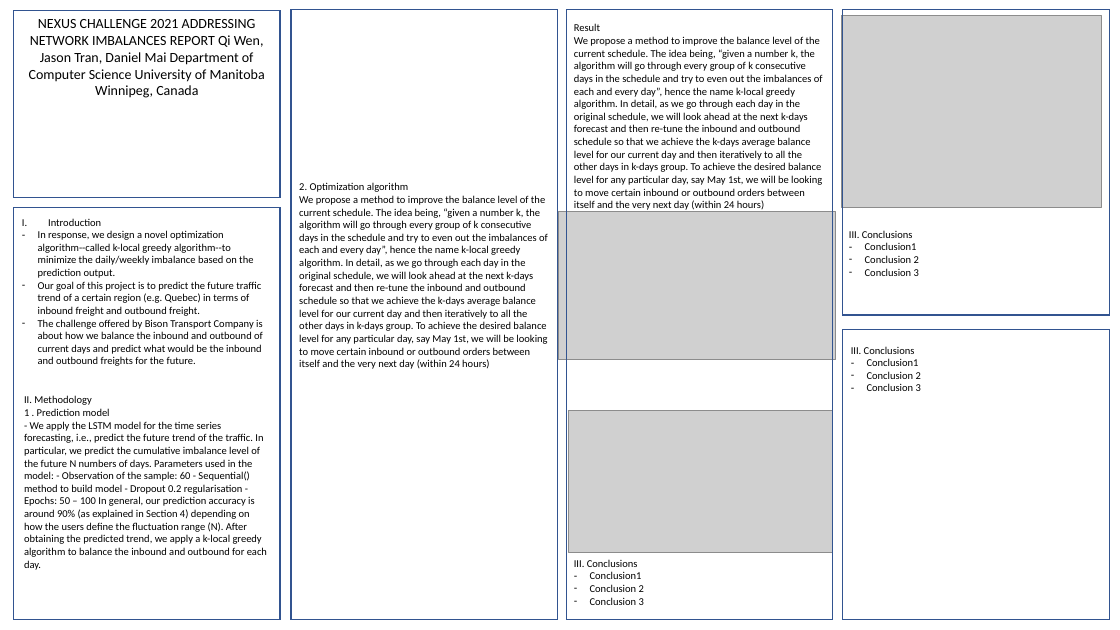
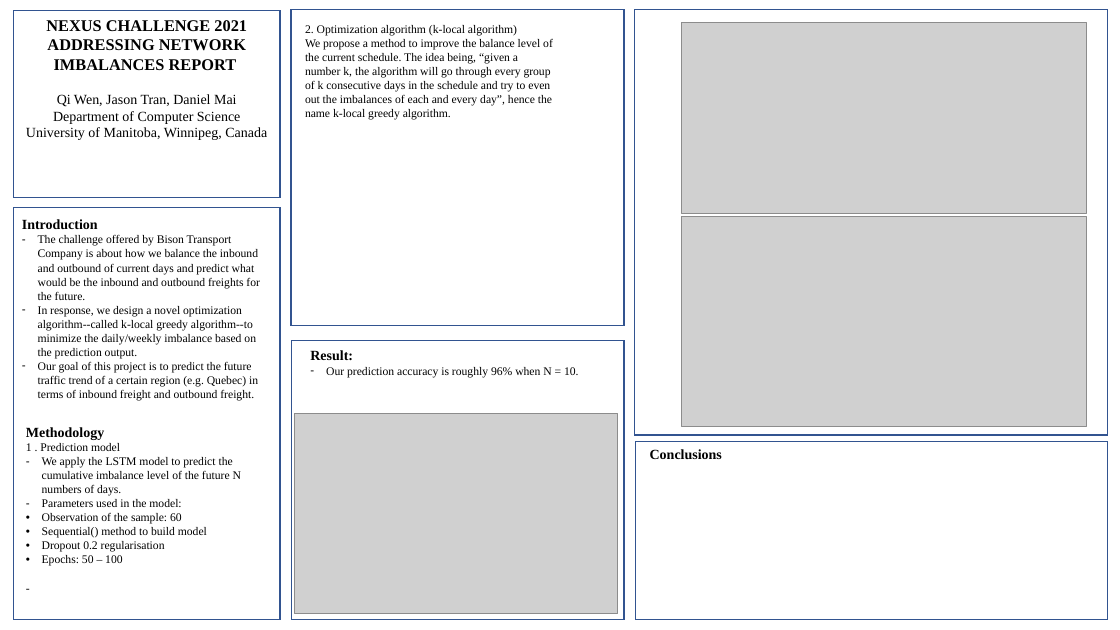
Before and after one commit to tranndt/ml-usra2021-NexusDataChallengeBison, a slide deck: slide 1 of Nexus-Presentation.pptx. Drawn at 1120x630 pixels with LibreOffice and Linux fonts; fonts in the diff are those of the drawing; grey boxes stand for pictures. Boxes give left, top, right and bottom in pixels: in the first picture for what was removed or moved away, otherwise in the second. Text is boxed around its words. In the diff, an @@ line names an element or a change of style, - is before the commit and + after.

Commit message:
update the poster

```diff
--- a/Nexus-Presentation.pptx
+++ b/Nexus-Presentation.pptx
@@ text at (26, 20, 267, 140): text changed; font Calibri to Times New Roman @@
-NEXUS CHALLENGE 2021 ADDRESSING NETWORK IMBALANCES REPORT Qi Wen, Jason Tran, Daniel Mai Department of Computer Science University of Manitoba Winnipeg, Canada
+NEXUS CHALLENGE 2021 ADDRESSING NETWORK IMBALANCES REPORT
+Qi Wen, Jason Tran, Daniel Mai Department of Computer Science University of Manitoba, Winnipeg, Canada
@@ rectangle: place and size @@
-rectangle at (291, 9, 557, 619)
+rectangle at (291, 9, 623, 325)
@@ text at (305, 25, 553, 120): text changed; size 9 to 10 pt; font Calibri to Times New Roman @@
-2. Optimization algorithm
-We propose a method to improve the balance level of the current schedule. The idea being, “given a number k, the algorithm will go through every group of k consecutive days in the schedule and try to even out the imbalances of each and every day”, hence the name k-local greedy algorithm. In detail, as we go through each day in the original schedule, we will look ahead at the next k-days forecast and then re-tune the inbound and outbound schedule so that we achieve the k-days average balance level for our current day and then iteratively to all the other days in k-days group. To achieve the desired balance level for any particular day, say May 1st, we will be looking to move certain inbound or outbound orders between itself and the very next day (within 24 hours)
+2. Optimization algorithm (k-local algorithm)
+We propose a method to improve the balance level of the current schedule. The idea being, “given a number k, the algorithm will go through every group of k consecutive days in the schedule and try to even out the imbalances of each and every day”, hence the name k-local greedy algorithm.
@@ text removed at (574, 23, 823, 212) @@
-Result
-We propose a method to improve the balance level of the current schedule. The idea being, “given a number k, the algorithm will go through every group of k consecutive days in the schedule and try to even out the imbalances of each and every day”, hence the name k-local greedy algorithm. In detail, as we go through each day in the original schedule, we will look ahead at the next k-days forecast and then re-tune the inbound and outbound schedule so that we achieve the k-days average balance level for our current day and then iteratively to all the other days in k-days group. To achieve the desired balance level for any particular day, say May 1st, we will be looking to move certain inbound or outbound orders between itself and the very next day (within 24 hours)
@@ rectangle: place and size @@
-rectangle at (566, 9, 833, 619)
+rectangle at (634, 9, 1107, 435)
@@ picture: place and size @@
-picture at (569, 411, 833, 553)
+picture at (681, 22, 1086, 213)
@@ text at (22, 219, 258, 401): size 9 to 12 pt, bold on in "Introduction"; font Calibri to Times New Roman in "Introduction", "In response, we design a novel optimization ...", "Our goal of this project is to ..."; size 9 to 10 pt in "In response, we design a novel optimization ...", "Our goal of this project is to ..."; bullet I. to none @@
@@ text at (38, 235, 260, 300): paragraph added @@
+– The challenge offered by Bison Transport Company is about how we balance the inbound and outbound of current days and predict what would be the inbound and outbound freights for the future.
@@ picture: place and size @@
-picture at (842, 16, 1102, 208)
+picture at (681, 217, 1086, 427)
@@ text removed at (849, 231, 919, 276) @@
-III. Conclusions
-– Conclusion1
-– Conclusion 2
-– Conclusion 3
@@ text at (38, 319, 263, 366): paragraph removed @@
-– The challenge offered by Bison Transport Company is about how we balance the inbound and outbound of current days and predict what would be the inbound and outbound freights for the future.
@@ rectangle: place and size @@
-rectangle at (843, 9, 1109, 315)
+rectangle at (292, 341, 623, 620)
@@ text added at (310, 350, 579, 378), 10 pt, text #000000 @@
+Result:
+– Our prediction accuracy is roughly 96% when N = 10.
@@ text "Methodology": place and size @@
-text "Methodology" at (24, 395, 267, 570)
+text "Methodology" at (26, 427, 241, 566)
@@ picture: place and size @@
-picture at (559, 212, 836, 360)
+picture at (295, 413, 618, 614)
@@ text at (26, 427, 104, 440): text changed; size 9 to 12 pt; font Calibri to Times New Roman; bold on @@
-II. Methodology
+Methodology
@@ text at (26, 443, 120, 451): size 9 to 10 pt, font Calibri to Times New Roman in "1 . Prediction model" @@
@@ rectangle: place and size @@
-rectangle at (843, 329, 1109, 619)
+rectangle at (636, 441, 1108, 619)
@@ text at (650, 449, 722, 459): text changed; size 9 to 12 pt; font Calibri to Times New Roman; bold on @@
-III. Conclusions
-– Conclusion1
-– Conclusion 2
-– Conclusion 3
+Conclusions
@@ text at (42, 457, 241, 566): text changed; size 9 to 10 pt; font Calibri to Times New Roman @@
-- We apply the LSTM model for the time series forecasting, i.e., predict the future trend of the traffic. In particular, we predict the cumulative imbalance level of the future N numbers of days. Parameters used in the model: - Observation of the sample: 60 - Sequential() method to build model - Dropout 0.2 regularisation - Epochs: 50 – 100 In general, our prediction accuracy is around 90% (as explained in Section 4) depending on how the users define the fluctuation range (N). After obtaining the predicted trend, we apply a k-local greedy algorithm to balance the inbound and outbound for each day.
+– We apply the LSTM model to predict the cumulative imbalance level of the future N numbers of days.
+– Parameters used in the model:
+• Observation of the sample: 60
+• Sequential() method to build model
+• Dropout 0.2 regularisation
+• Epochs: 50 – 100
+-
@@ text removed at (574, 560, 644, 605) @@
-III. Conclusions
-– Conclusion1
-– Conclusion 2
-– Conclusion 3
```
